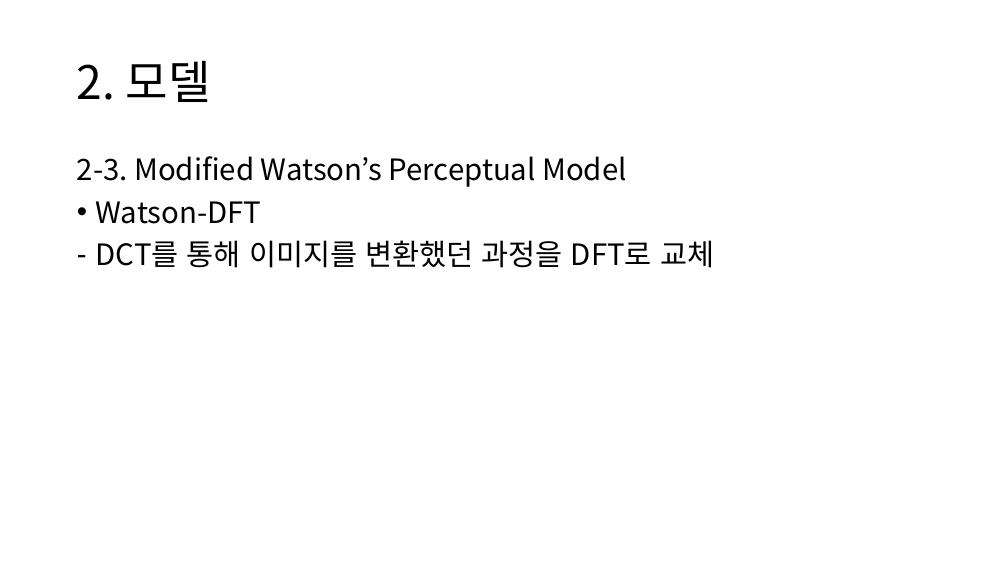
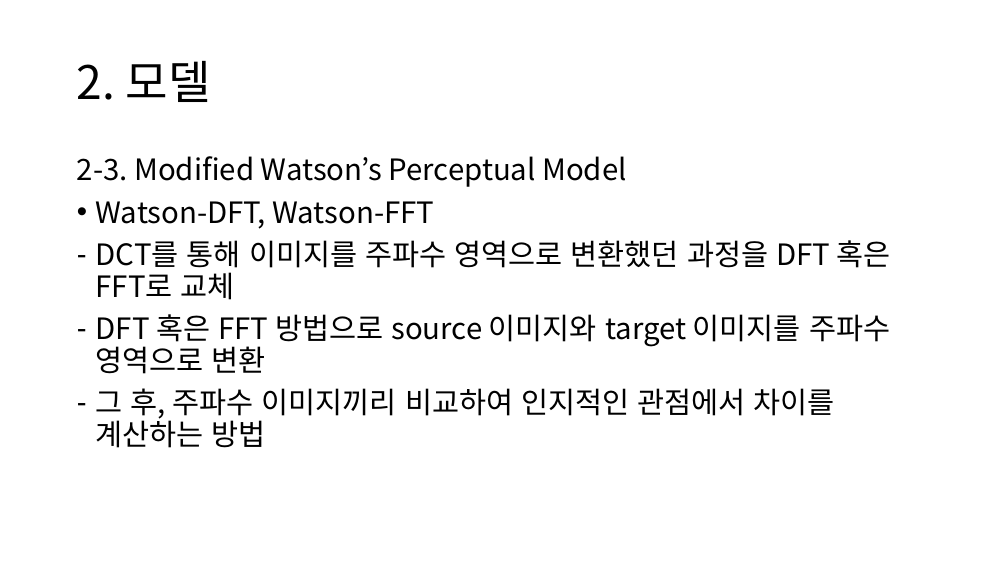
Before and after one commit to chroion/paper-review, a slide deck: slide 15 of The Stable Signature Rooting Watermarks in Latent Diffusion Models/Rooting Watermarks in Latent Diffusion Models.pptx. Drawn at 1008x567 pixels with LibreOffice and Linux fonts; fonts in the diff are those of the drawing. Boxes give left, top, right and bottom in pixels: in the first picture for what was removed or moved away, otherwise in the second. Text is boxed around its words. In the diff, an @@ line names an element or a change of style, - is before the commit and + after.

```diff
--- a/The Stable Signature Rooting Watermarks in Latent Diffusion Models/Rooting Watermarks in Latent Diffusion Models.pptx
+++ b/The Stable Signature Rooting Watermarks in Latent Diffusion Models/Rooting Watermarks in Latent Diffusion Models.pptx
@@ text at (x1=96, y1=201, x2=891, y2=448): text changed @@
-• Watson-DFT
-– DCT를 통해 이미지를 변환했던 과정을 DFT로 교체
+• Watson-DFT, Watson-FFT
+– DCT를 통해 이미지를 주파수 영역으로 변환했던 과정을 DFT 혹은 FFT로 교체
+– DFT 혹은 FFT 방법으로 source 이미지와 target 이미지를 주파수 영역으로 변환
+– 그 후, 주파수 이미지끼리 비교하여 인지적인 관점에서 차이를 계산하는 방법
```
Also in this commit, not shown: 3 other slides changed, 1 slide added, 1 slide removed.
